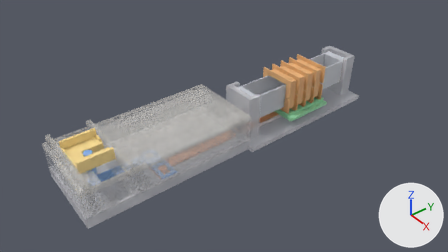
An edit to the Blender file 2-0/Стенд_один_палец_приблуда.blend, drawn before and after from the same camera.
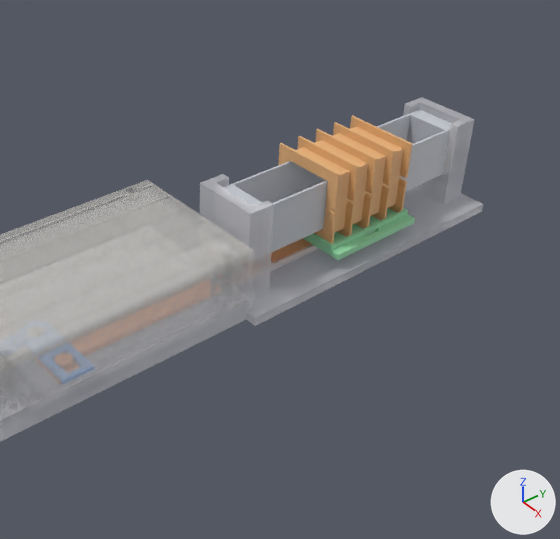
Old and new are each drawn from the file's camera 'Камера: сбоку' and again close up on the part from 30% to 88% of the width and 0% to 100% of the height. The axes (+X, +Y, +Z) are drawn at lower right. The lights are the same throughout. The first two pictures are the older version.

The first close-up shows 'дно + площадка приблуды', 'катушка-гильза', 'палуба', 'седло с пальцем', 'середина (потолок)', 'стержень 15x5 (5 полюсов)' and 1 more.
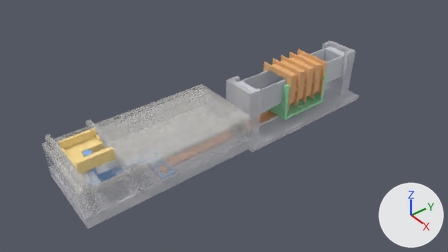
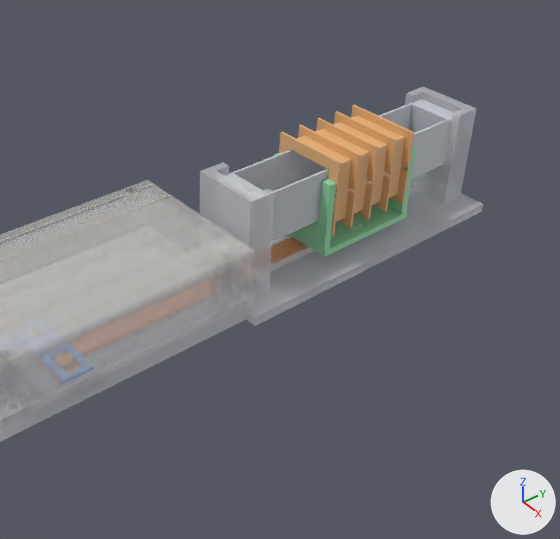
Changed parts and their boxes [x1, y1, x2, y2] in the close-ups (560 x 539 px; the box of a moved part takes in the faces that stretch with it):
'дно + площадка приблуды', reshaped: before [0, 97, 483, 442]; after [0, 87, 483, 442]
'катушка-гильза', moved: before [279, 116, 412, 244]; after [279, 105, 414, 237]
'стержень 15x5 (5 полюсов)', moved: before [224, 110, 451, 253]; after [224, 99, 453, 241]
'седло с пальцем', reshaped, moved: before [303, 208, 415, 260]; after [274, 148, 416, 257]
part 1 of me_mini3_base, moved or reshaped: before [200, 174, 274, 297]; after [200, 162, 275, 297]
part 2 of me_mini3_base, moved or reshaped: before [403, 97, 475, 204]; after [405, 87, 477, 204]

The change in detail:
me_mini3_base is used by ob_дно___площадка_приблуды; location (0.0, 0.0, 0.0).
me_mini3_base had 2172 vertices, 4352 faces and spanned x -26.0..30.0, y 0.0..214.0, z 0.0..33.0.
me_mini3_base now has 2172 vertices, 4352 faces and spans x -26.0..30.0, y 0.0..214.0, z 0.0..37.0.
me_mini3_base part 1: all 12 vertices in x -2.0..22.0, y 112.0..121.0, z 13.0..33.0 are moved by (0.0, 0.0, 4.0).
me_mini3_base part 2: all 12 vertices in x -2.0..22.0, y 203.0..212.0, z 13.0..33.0 are moved by (0.0, 0.0, 4.0).
me_mini3_sedlo is used by ob_седло_с_пальцем; location (10.0, 162.1, 7.0).
me_mini3_sedlo had 300 vertices, 604 faces and spanned x -17.5..17.5, y -17.8..17.8, z -3.7..3.5.
me_mini3_sedlo now has 308 vertices, 620 faces and spans x -13.0..13.0, y -19.2..19.2, z -3.2..25.5.
me_mini3_sedlo part 3: 34 vertices moved from x -2.5..2.5, y -2.5..2.5, z -3.7 to x -2.5..2.5, y -2.5..2.5, z -3.2; 140 vertices removed from x -17.5..17.5, y -17.8..17.8, z -3.7..3.5; 148 vertices added at x -13.0..13.0, y -19.2..19.2, z -3.2..25.5.
Object 'стержень 15x5 (5 полюсов)' (ob_стержень_15x5__5_полюсов) moves from (10.0, 162.1, 22.0) to (10.0, 162.1, 26.0).
Object 'катушка-гильза' (ob_катушка_гильза) moves from (10.0, 162.1, 22.0) to (10.0, 162.1, 26.0).
Object 'седло с пальцем' (ob_седло_с_пальцем) moves from (10.0, 162.1, 7.0) to (10.0, 162.1, 6.5).
